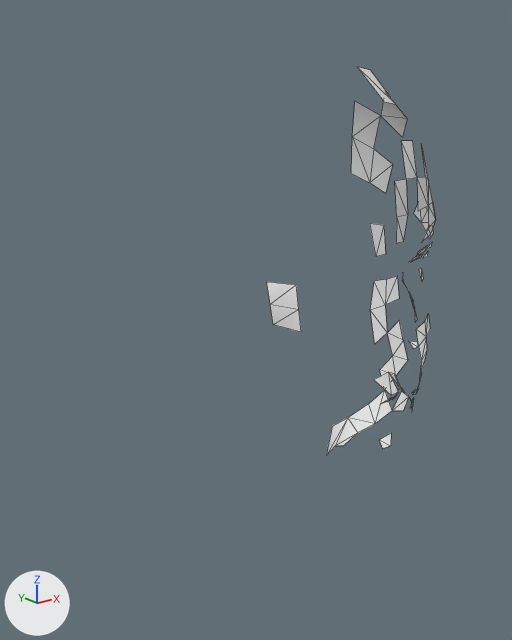
Renders of the OBJ model resources/african_head.obj from each side of a commit.
Before and after are seen from a 50 mm lens placed at (-1.579, -1.891, 0.788), pointed at (-0.037, 0.037, 0.017). The axes (+X, +Y, +Z) are drawn at lower left. The lights are the same throughout. Mesh edges are drawn as thin lines. Where no turn or scale is listed for an object, it has been applied to the vertices.

The first picture shows 'african_head'.
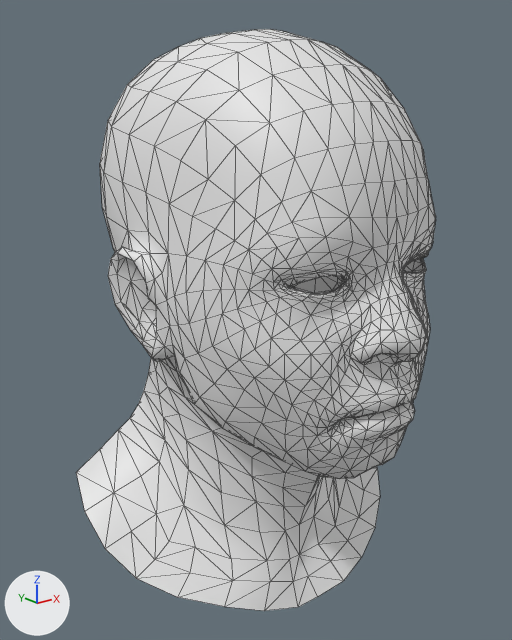
Edits to the scene script, one JSON object a line:
```json
{"block": "me_african_head", "where": "# used by ob_african_head; location = (0.0, 0.0, 0.0)"}
{"op": "remove", "block": "me_african_head", "code": "me_african_head.from_pydata(...)  # 187 vertices, 137 faces; spans x -0.001..0.456, y -0.621..0.388, z -0.476..0.877"}
{"op": "add", "block": "me_african_head", "code": "me_african_head.from_pydata(...)  # 1258 vertices, 2492 faces; spans x -0.662..0.662, y -0.675..0.675, z -1.0..1.0"}
{"block": "me_african_head", "change": "me_african_head part 1: 1071 vertices added at x -0.662..0.662, y -0.675..0.675, z -1.0..1.0"}
```

Boxes [x1, y1, x2, y2] around the edits, measured in the pictures (512 x 640 px):
```json
{"object": "african_head", "change": "reshaped", "before": [267, 67, 436, 456], "after": [76, 29, 436, 611], "on screen": "112% wider, 49% taller"}
{"part": 1, "of": "me_african_head", "change": "added", "after": [76, 29, 436, 611]}
```
